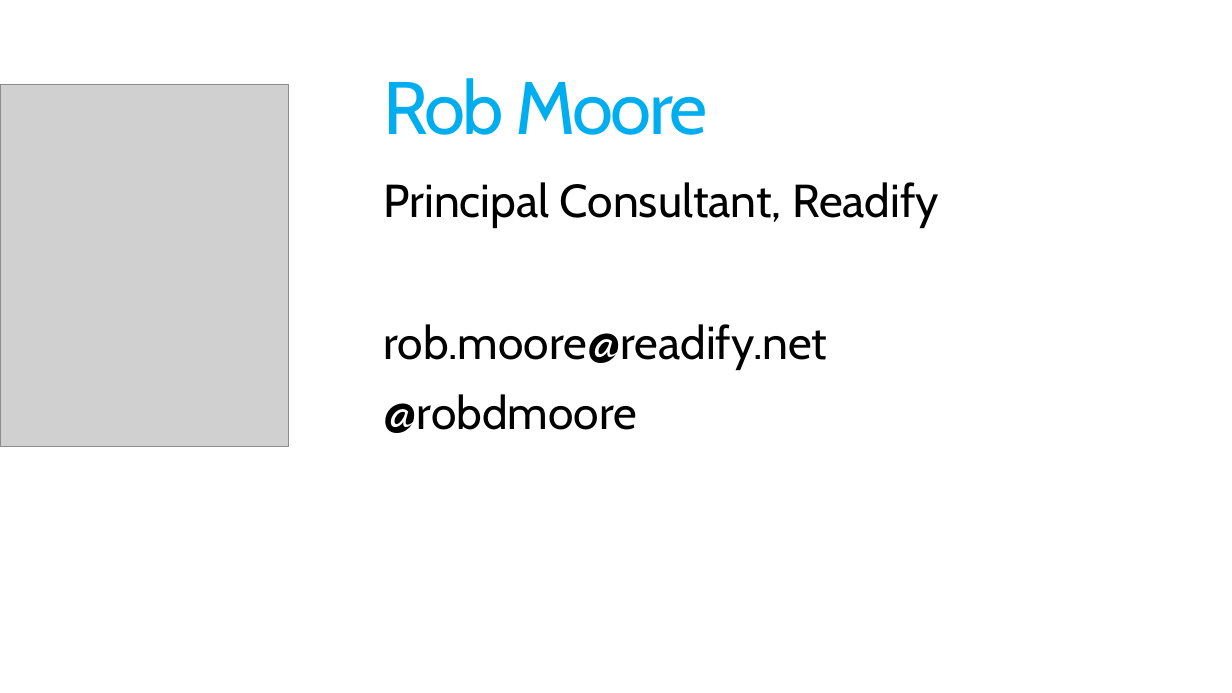
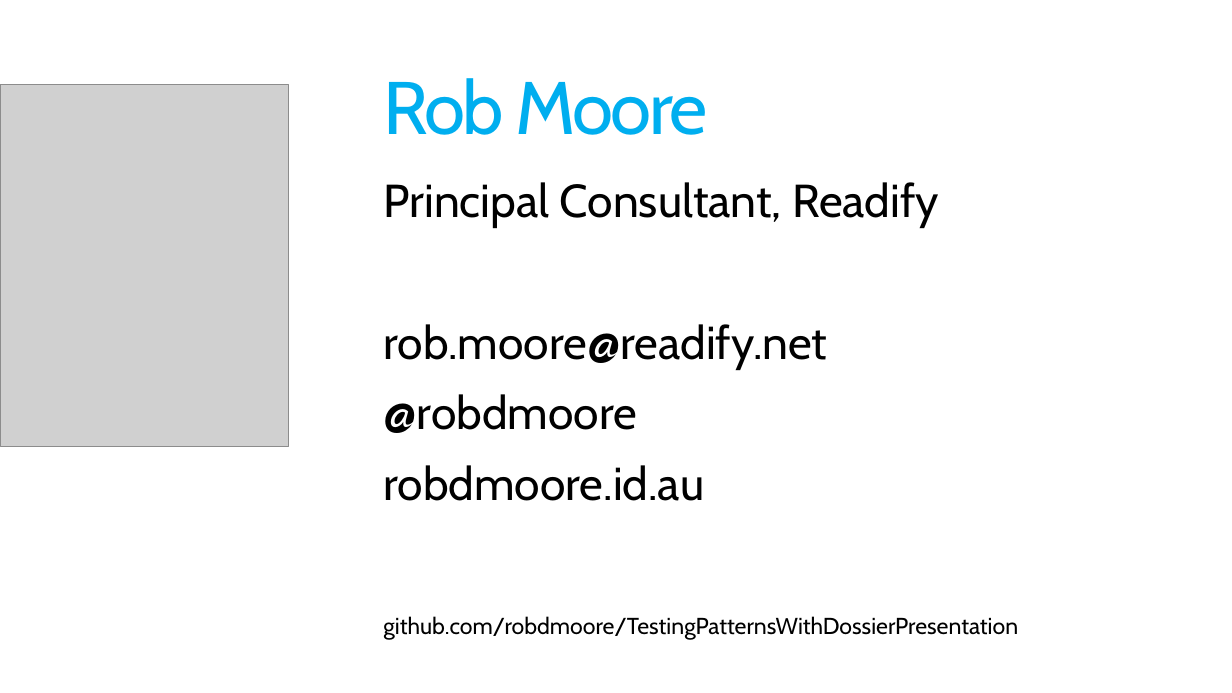
Before and after one commit to robdmoore/TestingPatternsWithDossierPresentation, a slide deck: slide 23 of Presentation.pptx. Drawn at 1232x693 pixels with LibreOffice and Linux fonts; fonts in the diff are those of the drawing; grey boxes stand for pictures; background and template pictures are left out. Boxes give left, top, right and bottom in pixels: in the first picture for what was removed or moved away, otherwise in the second. Text is boxed around its words. In the diff, an @@ line names an element or a change of style, - is before the commit and + after.

Commit message:
Added link to github in pptx

```diff
--- a/Presentation.pptx
+++ b/Presentation.pptx
@@ text at [383,465,1018,640]: paragraphs added @@
+robdmoore.id.au
+github.com/robdmoore/TestingPatternsWithDossierPresentation
```
